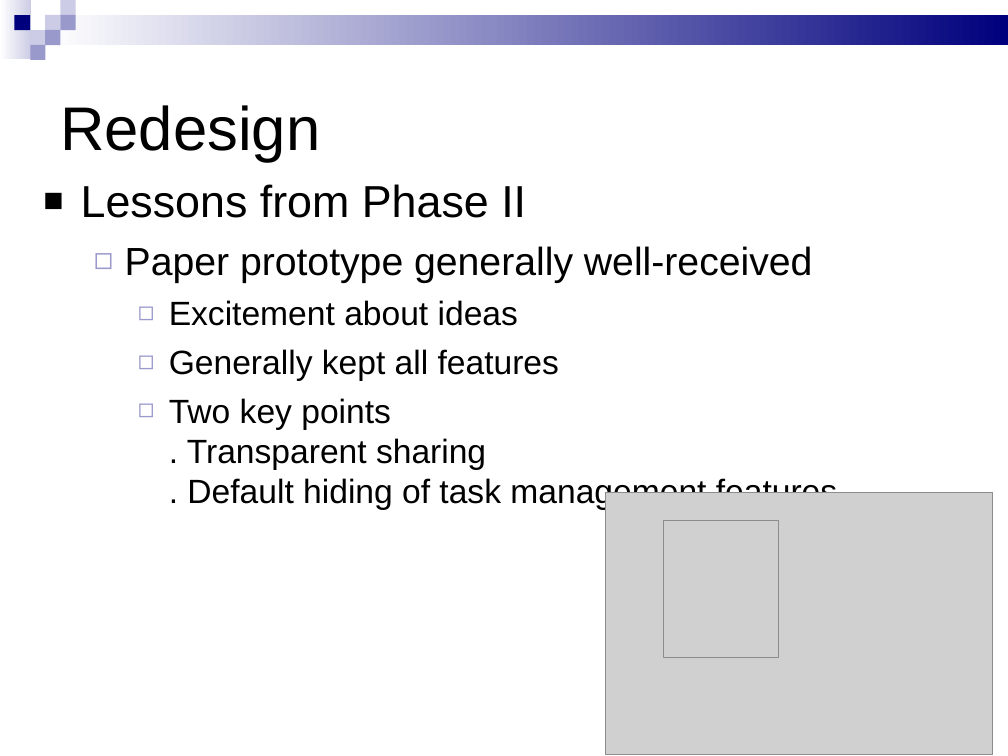
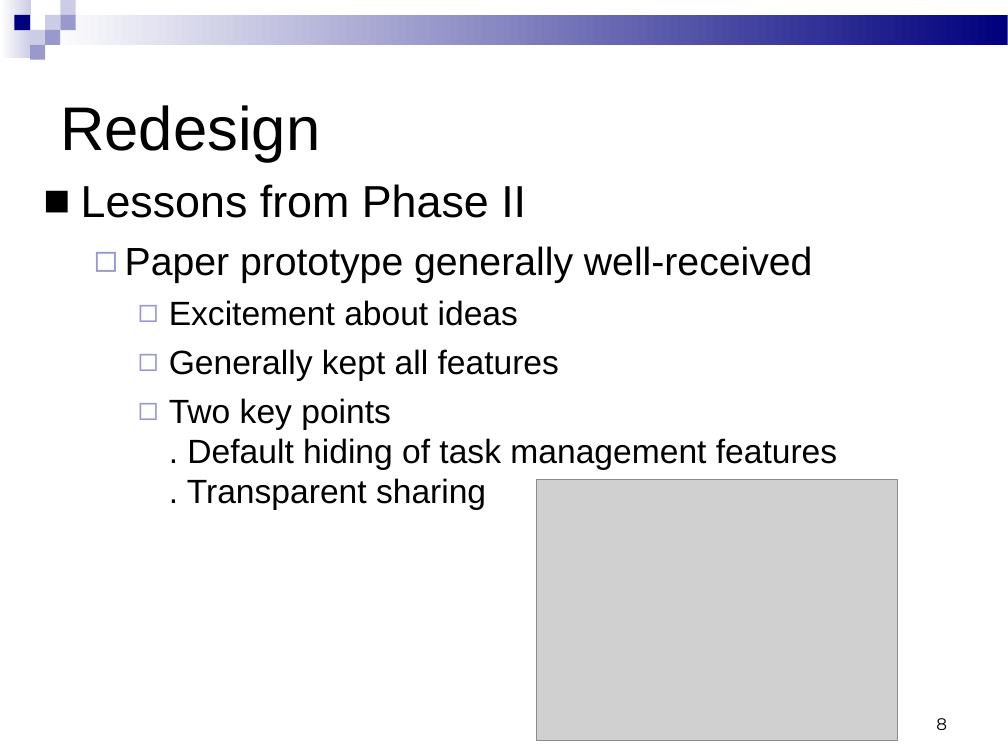
Before and after one commit to yatsek/tabfour, a slide deck: slide 8 of Tab4/doc/544 Phase 3 presentation - new.ppt. Drawn at 1008x756 pixels with LibreOffice and Linux fonts; fonts in the diff are those of the drawing; grey boxes stand for pictures. Boxes give left, top, right and bottom in pixels: in the first picture for what was removed or moved away, otherwise in the second. Text is boxed around its words. In the diff, an @@ line names an element or a change of style, - is before the commit and + after.

```diff
--- a/Tab4/doc/544 Phase 3 presentation - new.ppt
+++ b/Tab4/doc/544 Phase 3 presentation - new.ppt
@@ text at <box>169,398,837,510</box>: text changed @@
-    ◻ Two key points
-      . Transparent sharing
-      . Default hiding of task management features
+    ◻ Two key points
+      . Default hiding of task management features
+      . Transparent sharing
@@ picture: place and size @@
-picture at <box>606,492,992,754</box>
+picture at <box>536,480,897,741</box>
@@ picture removed at <box>663,521,778,658</box> @@
@@ page number added at <box>936,718,947,730</box>, 12 pt, text #000000 @@
+8
```
Also in this commit, not shown: 8 other slides changed, 4 slides removed, 3 other files.
